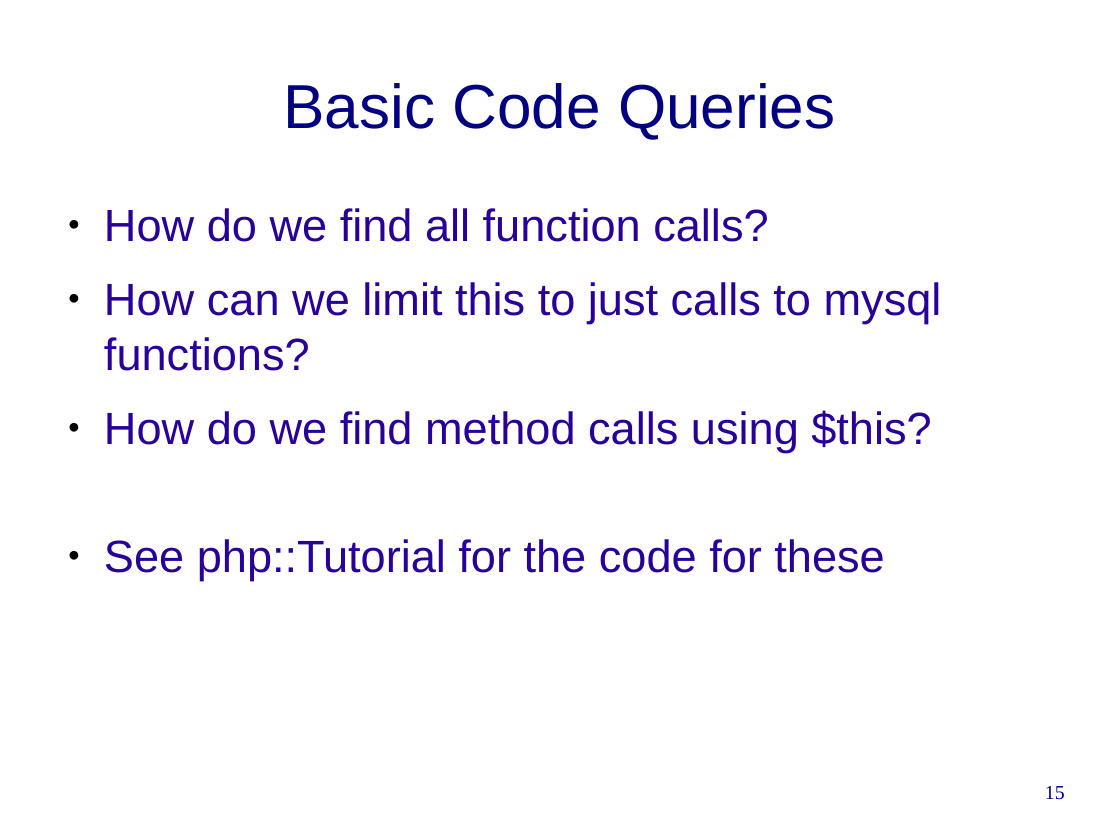
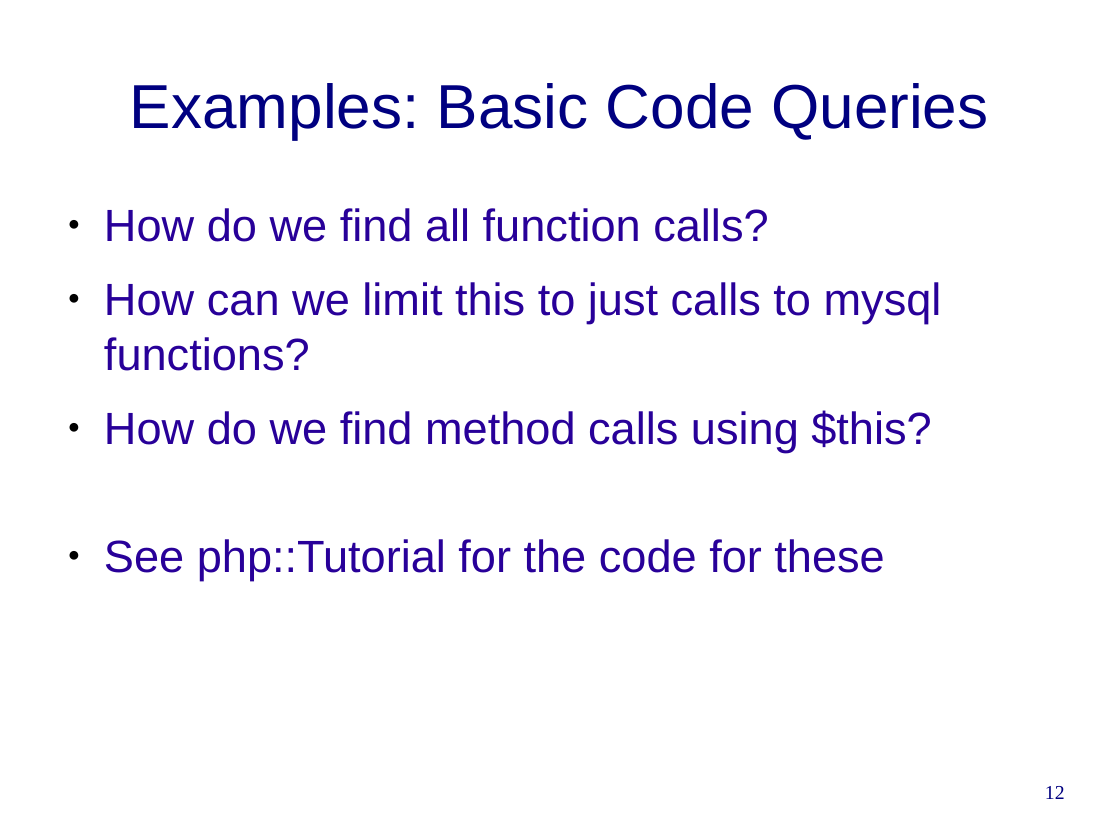
Before and after one commit to cwi-swat/rascal-course-pldi-2015, a slide deck: slide 12 of presentations/PHP-analysis.odp (slide 15 before the commit). Drawn at 1120x840 pixels with LibreOffice and Linux fonts; fonts in the diff are those of the drawing; background and template pictures are left out. Boxes give left, top, right and bottom in pixels: in the first picture for what was removed or moved away, otherwise in the second. Text is boxed around its words. In the diff, an @@ line names an element or a change of style, - is before the commit and + after.

```diff
--- a/presentations/PHP-analysis.odp
+++ b/presentations/PHP-analysis.odp
@@ title at [130,83,988,139]: text changed @@
-Basic Code Queries
+Examples: Basic Code Queries
@@ page number at [1045,786,1065,799]: text changed @@
-15
+12
```
Also in this commit, not shown: 9 other slides changed, 2 slides added, 6 slides removed, 2 other files.
